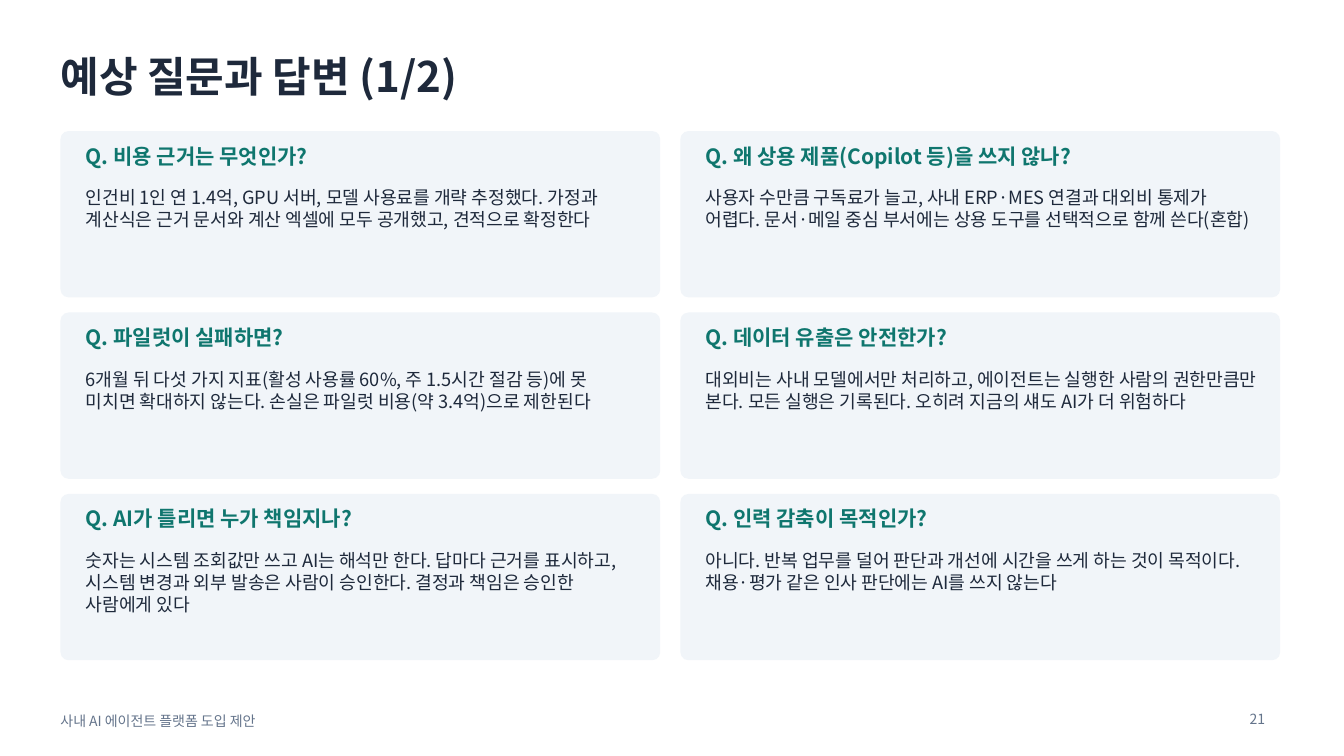
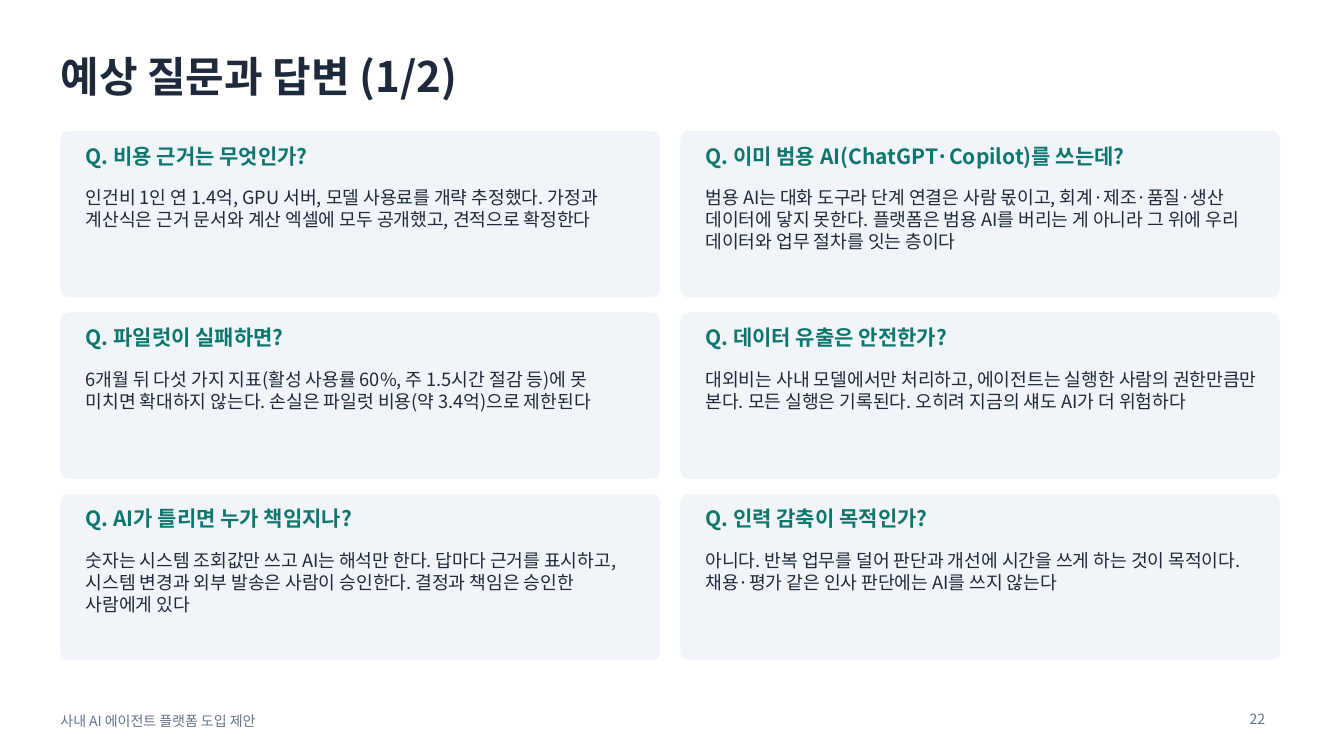
Before and after one commit to lucky-sugar-park/tech-review, a slide deck: slide 22 of proposal/ai-agent-platform-proposal.pptx (slide 21 before the commit). Drawn at 1344x756 pixels with LibreOffice and Linux fonts; fonts in the diff are those of the drawing. Boxes give left, top, right and bottom in pixels: in the first picture for what was removed or moved away, otherwise in the second. Text is boxed around its words. In the diff, an @@ line names an element or a change of style, - is before the commit and + after.

```diff
--- a/proposal/ai-agent-platform-proposal.pptx
+++ b/proposal/ai-agent-platform-proposal.pptx
@@ text at [706,146,1125,169]: text changed @@
-Q. 왜 상용 제품(Copilot 등)을 쓰지 않나?
+Q. 이미 범용 AI(ChatGPT·Copilot)를 쓰는데?
@@ text at [706,189,1239,250]: text changed @@
-사용자 수만큼 구독료가 늘고, 사내 ERP·MES 연결과 대외비 통제가 어렵다. 문서·메일 중심 부서에는 상용 도구를 선택적으로 함께 쓴다(혼합)
+범용 AI는 대화 도구라 단계 연결은 사람 몫이고, 회계·제조·품질·생산 데이터에 닿지 못한다. 플랫폼은 범용 AI를 버리는 게 아니라 그 위에 우리 데이터와 업무 절차를 잇는 층이다
@@ page number at [1250,713,1266,724]: text changed @@
-21
+22
```
Also in this commit, not shown: 3 other slides changed, 2 slides added, 1 slide removed, 3 other files.
